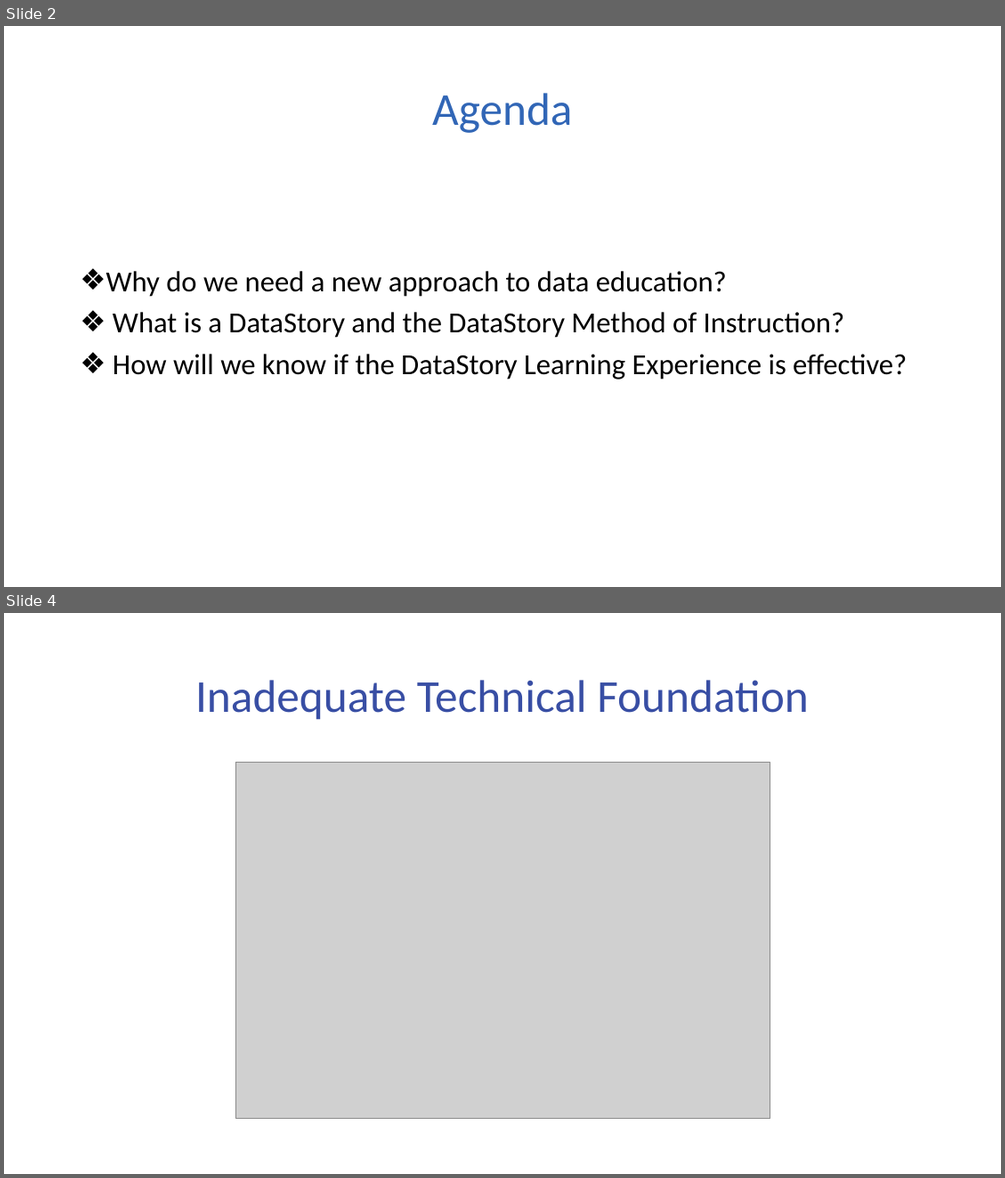
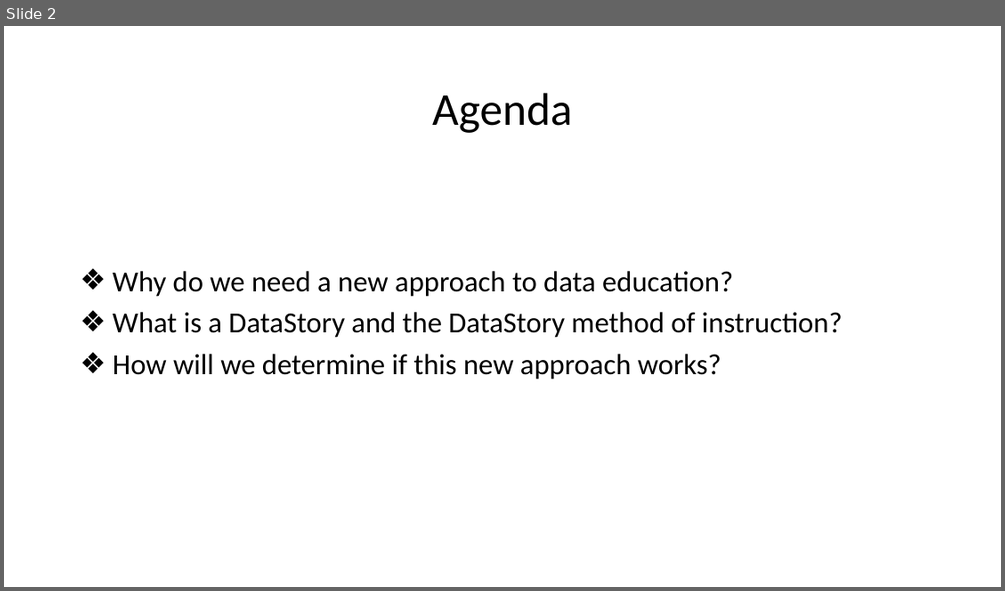
Before and after one commit to mydatastory-dev/projects, a slide deck: _ctsi/ctsi_presentation.pptx. Shown one above the other, each under a label of ours: slides 2 and 4 before the commit, slide 2 after it; the slides between them are not shown. The pictures are 1005x1178 and 1005x591 pixels, drawn with LibreOffice and Linux fonts; fonts in the diff are those of the drawing; grey boxes stand for pictures. Boxes give left, top, right and bottom in pixels: in the first picture for what was removed or moved away, otherwise in the second. Text is boxed around its words. In the diff, an @@ line names an element or a change of style, - is before the commit and + after.

```diff
--- a/_ctsi/ctsi_presentation.pptx
+++ b/_ctsi/ctsi_presentation.pptx
@@ slide 4 removed at (4,613,1001,1174), background #FFFFFF @@
@@ title removed at (195,680,808,720) @@
-Inadequate Technical Foundation
@@ picture removed at (235,763,769,1119) @@
@@ slide 2 changed as well @@
@@ title "Agenda" at (432,93,572,133): text colour #3166B6 to #000000 @@
@@ text at (113,312,842,379): text changed @@
-❖ What is a DataStory and the DataStory Method of Instruction?
-❖ How will we know if the DataStory Learning Experience is effective?
+❖ What is a DataStory and the DataStory method of instruction?
+❖ How will we determine if this new approach works?
```
Also in this commit, not shown: 1 other slide changed, 5 slides added, 1 other slide removed.
